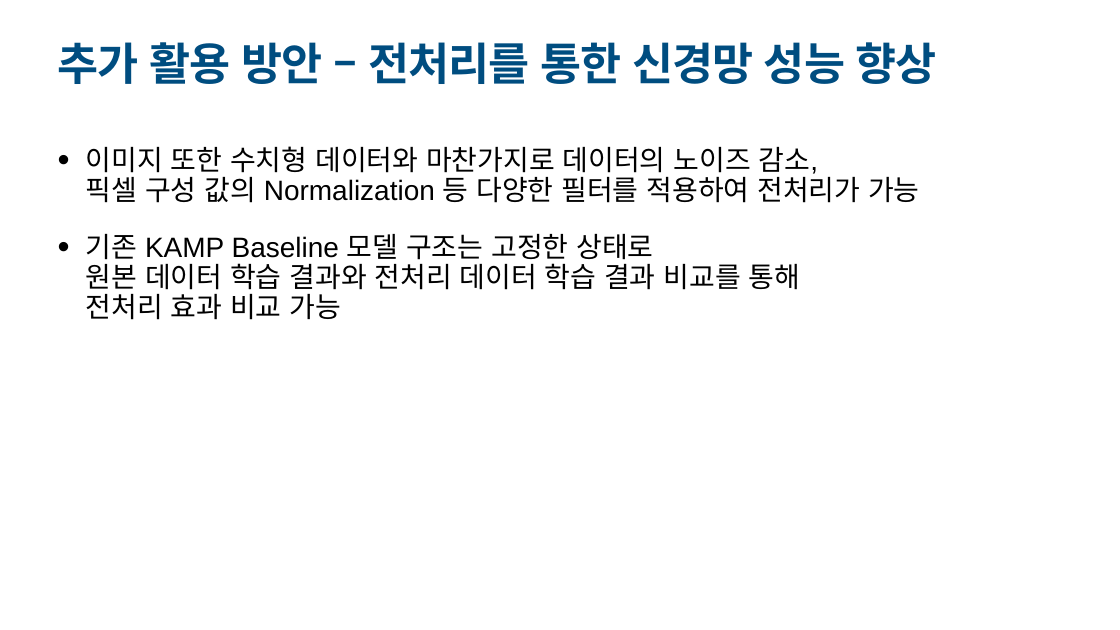
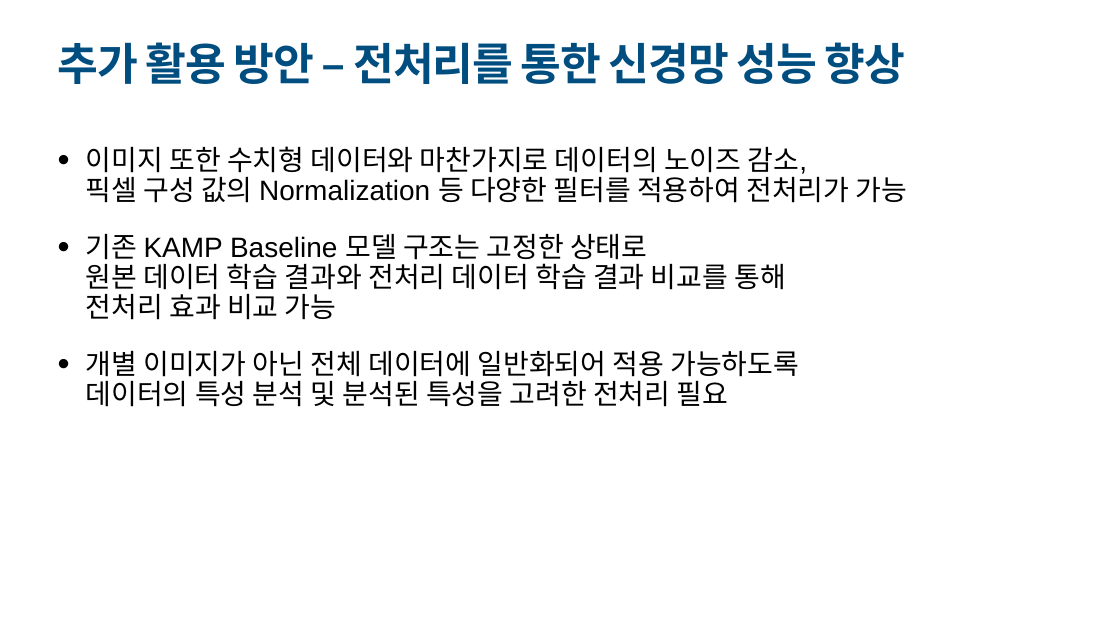
Before and after one commit to jun4879/cbnu_21_2_vision, a slide deck: slide 8 of 컴퓨터비전 중간 데이터/산업컴퓨터비전실제_중간프로젝트_김준태.pptx (slide 7 before the commit). Drawn at 1120x630 pixels with LibreOffice and Linux fonts; fonts in the diff are those of the drawing. Boxes give left, top, right and bottom in pixels: in the first picture for what was removed or moved away, otherwise in the second. Text is boxed around its words. In the diff, an @@ line names an element or a change of style, - is before the commit and + after.

```diff
--- a/컴퓨터비전 중간 데이터/산업컴퓨터비전실제_중간프로젝트_김준태.pptx
+++ b/컴퓨터비전 중간 데이터/산업컴퓨터비전실제_중간프로젝트_김준태.pptx
@@ title "추가 활용 방안 – 전처리를 ..." at (58,42,905,84): size 76.5 to 76 pt, letter spacing -1.7 to -2 pt @@
@@ text at (86,351,799,407): paragraph added @@
+• 개별 이미지가 아닌 전체 데이터에 일반화되어 적용 가능하도록
+  데이터의 특성 분석 및 분석된 특성을 고려한 전처리 필요
```
Also in this commit, not shown: 6 other slides changed, 1 slide added, 2 other files.
